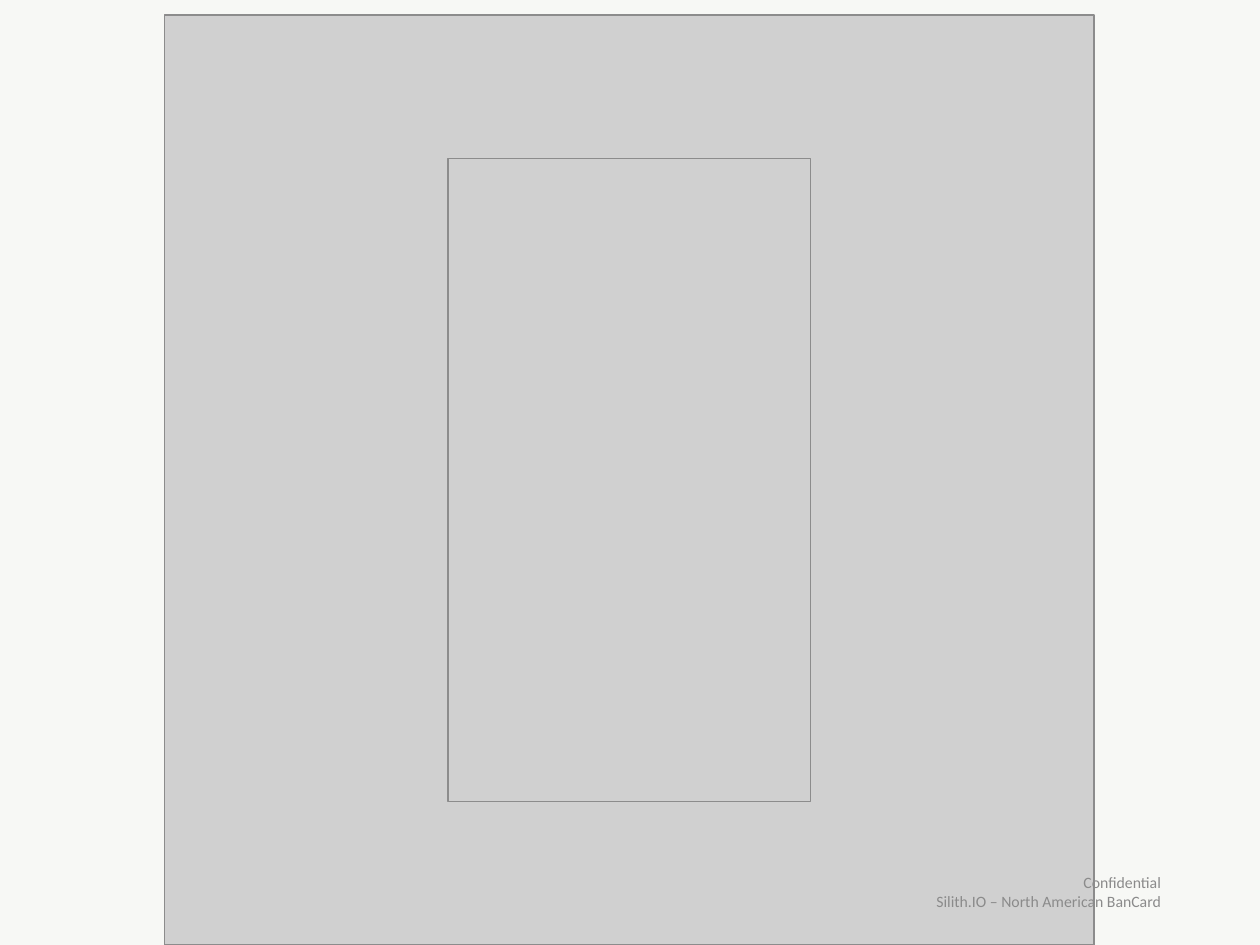
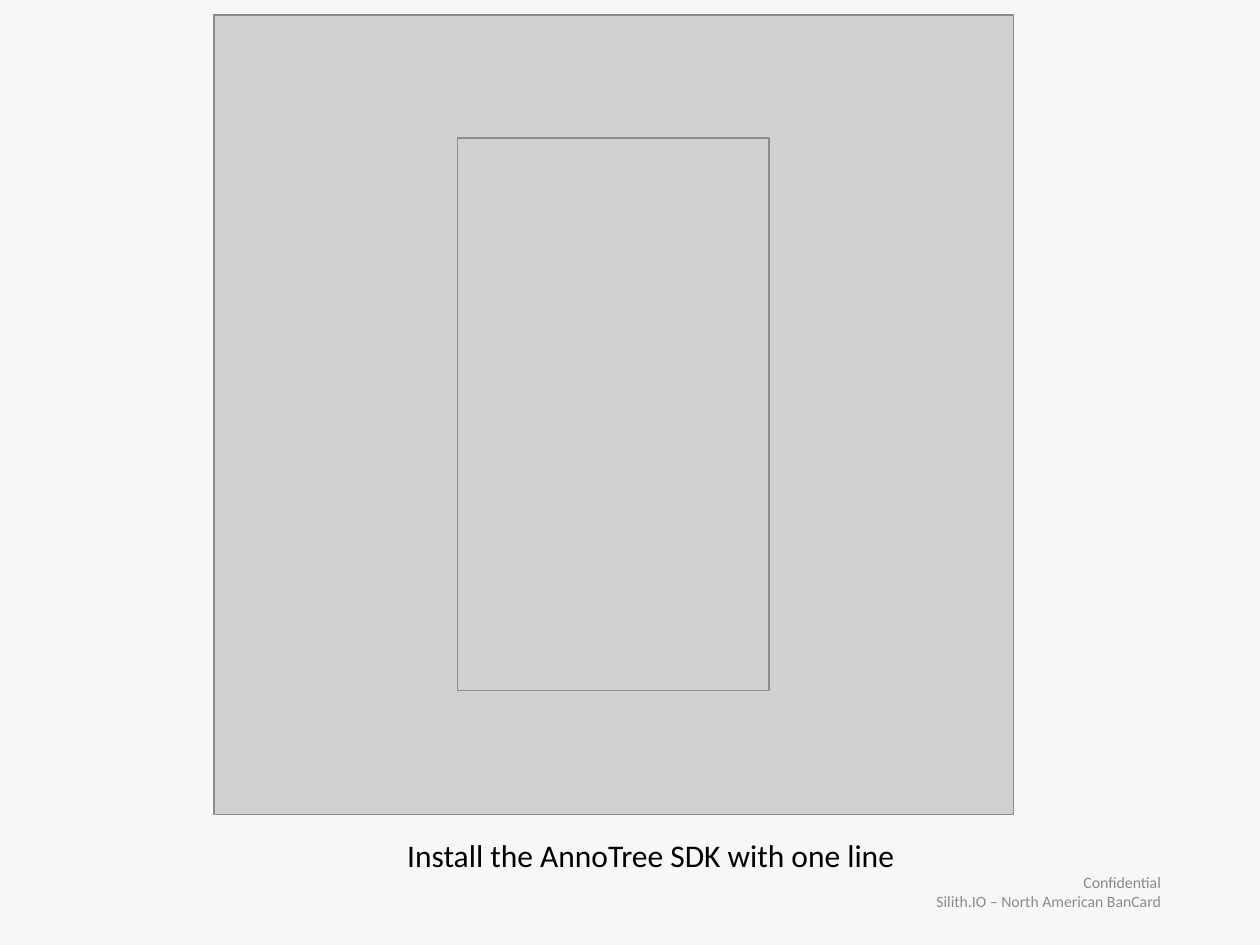
Before and after one commit to bclark8923/AnnoTree, a slide deck: slide 2 of Docs/Pitches/AnnoTreePresentation_External.pptx (slide 3 before the commit). Drawn at 1260x945 pixels with LibreOffice and Linux fonts; fonts in the diff are those of the drawing; grey boxes stand for pictures. Boxes give left, top, right and bottom in pixels: in the first picture for what was removed or moved away, otherwise in the second. Text is boxed around its words. In the diff, an @@ line names an element or a change of style, - is before the commit and + after.

```diff
--- a/Docs/Pitches/AnnoTreePresentation_External.pptx
+++ b/Docs/Pitches/AnnoTreePresentation_External.pptx
@@ picture: place and size @@
-picture at [164,15,1094,945]
+picture at [214,15,1014,815]
@@ picture: place and size @@
-picture at [449,159,810,801]
+picture at [457,139,769,692]
@@ text added at [407,845,894,868], 18 pt, text #000000 @@
+Install the AnnoTree SDK with one line
```
Also in this commit, not shown: 5 other slides changed, 2 slides removed, 6 other files.
